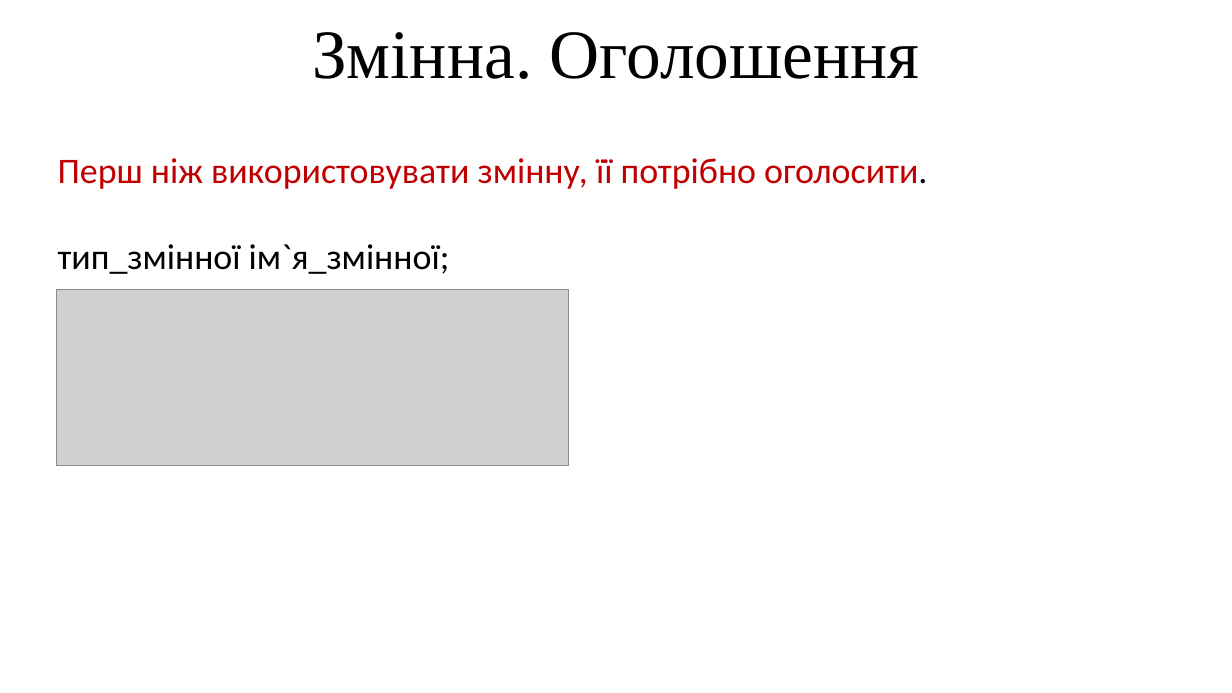
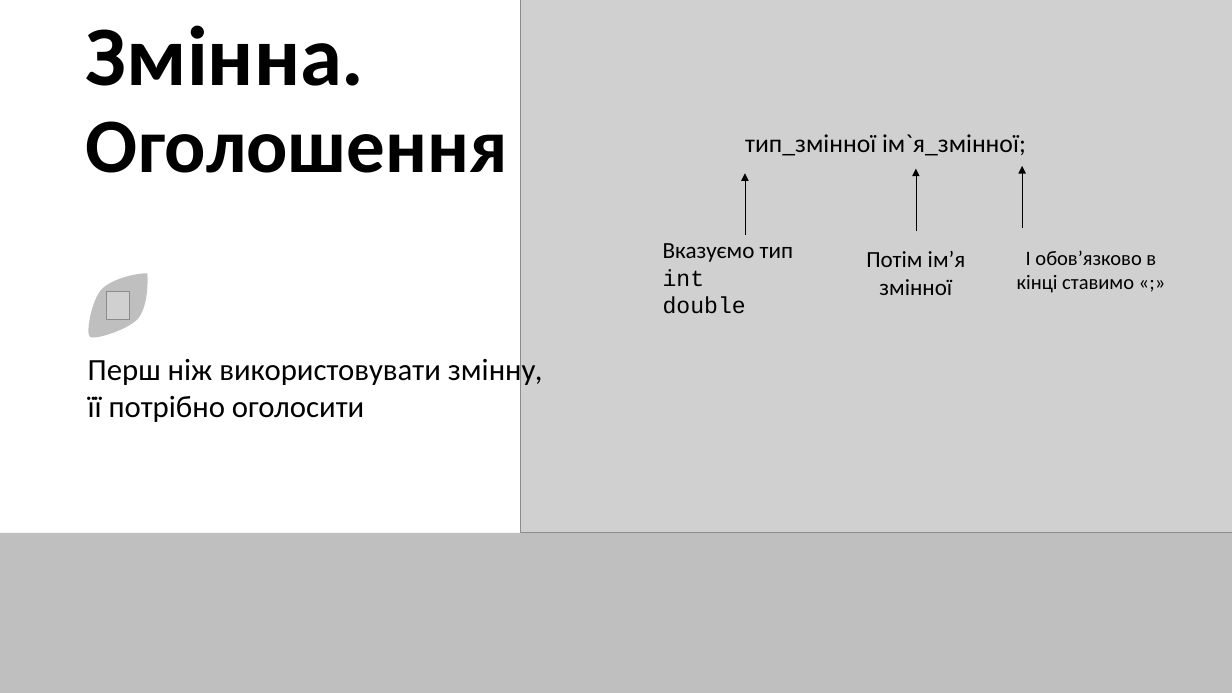
Before and after one commit to arg3ntuum/JavaCourse, a slide deck: slide 3 of Java Урок 2 Змінні. Перетворення типів. БО.pptx. Drawn at 1232x693 pixels with LibreOffice and Linux fonts; fonts in the diff are those of the drawing; grey boxes stand for pictures. Boxes give left, top, right and bottom in pixels: in the first picture for what was removed or moved away, otherwise in the second. Text is boxed around its words. In the diff, an @@ line names an element or a change of style, - is before the commit and + after.

Commit message:
Re designed 2 theme.

```diff
--- a/Java Урок 2 Змінні. Перетворення типів. БО.pptx
+++ b/Java Урок 2 Змінні. Перетворення типів. БО.pptx
@@ text "Змінна. Оголошення": place and size @@
-text "Змінна. Оголошення" at <box>312,32,920,79</box>
+text "Змінна. Оголошення" at <box>86,25,508,173</box>
@@ text "Змінна. Оголошення" at <box>86,25,508,173</box>: size 54 to 66 pt in "Змінна."; size 54 to 60 pt in "Оголошення"; font Times New Roman to Calibri, bold on; alignment centre to left; line spacing 1 to 0.95; vertical alignment top to middle @@
@@ picture added at <box>521,0,1232,533</box> @@
@@ freeform shape added at <box>1035,0,1232,204</box>, outline #FF7914 7 pt @@
@@ text added at <box>745,134,1026,156</box>, 20 pt, text #000000 @@
+тип_змінної ім`я_змінної;
@@ arrow added from (745, 236) to (745, 174), #000000 0.5 pt @@
@@ arrow added from (1022, 228) to (1022, 166), #000000 0.5 pt @@
@@ group added at <box>663,168,1156,314</box>: 3 texts, 1 arrow @@
+Вказуємо тип
+int
+double
+Потім ім’я змінної
+І обов’язково в кінці ставимо «;»
@@ picture removed at <box>56,289,568,466</box> @@
@@ freeform shape added at <box>89,274,148,338</box>, fill #BFBFBF @@
@@ picture added at <box>107,291,129,320</box> @@
@@ text at <box>88,354,543,422</box>: text changed; size 28 to 24 pt; text colour #C00000 to #000000 @@
-Перш ніж використовувати змінну, її потрібно оголосити.
-тип_змінної ім`я_змінної;
+Перш ніж використовувати змінну,
+її потрібно оголосити
@@ rectangle added at <box>0,533,1232,693</box>, fill #BFBFBF @@
```
Also in this commit, not shown: 18 other slides changed, 2 slides added, 3 slides removed.
